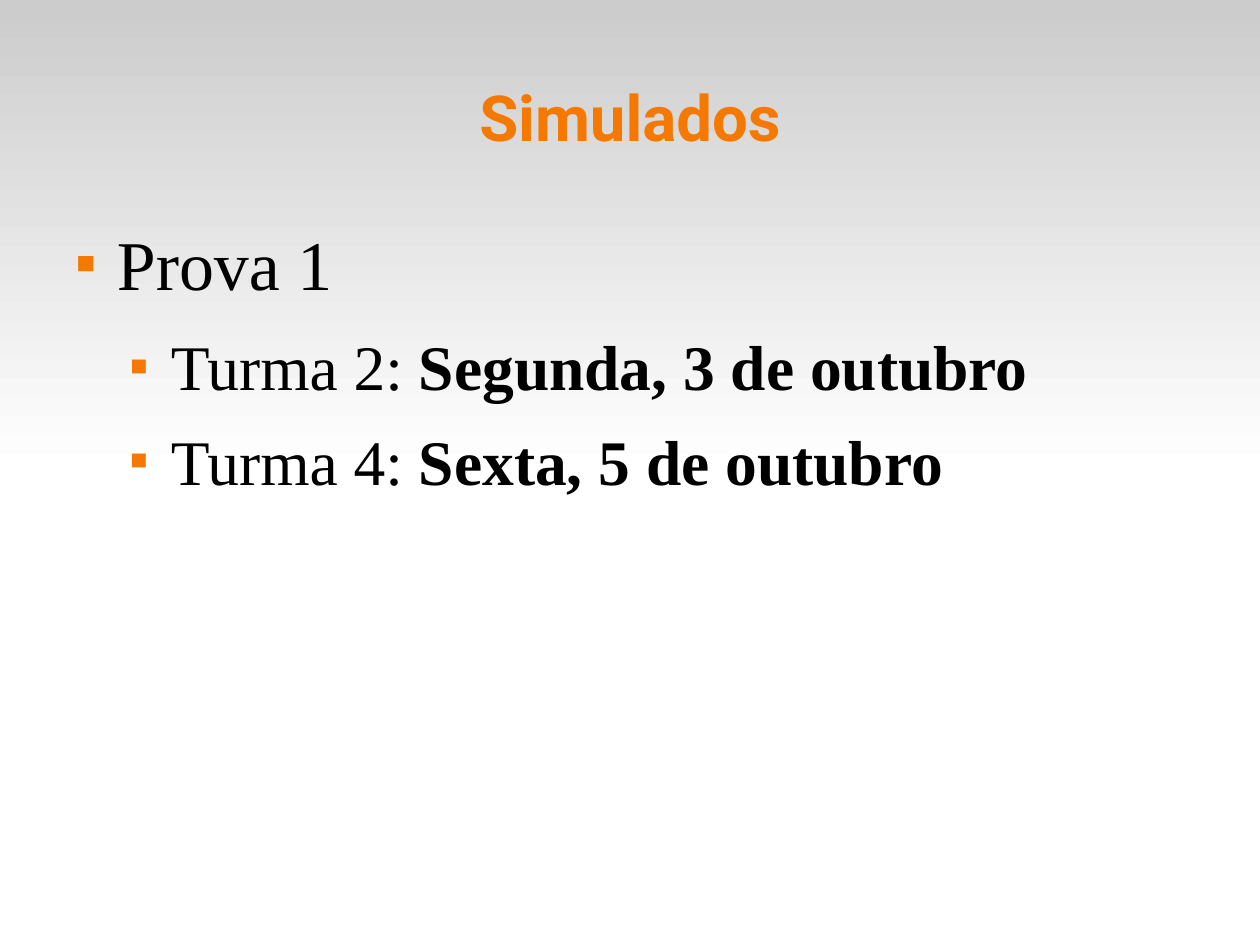
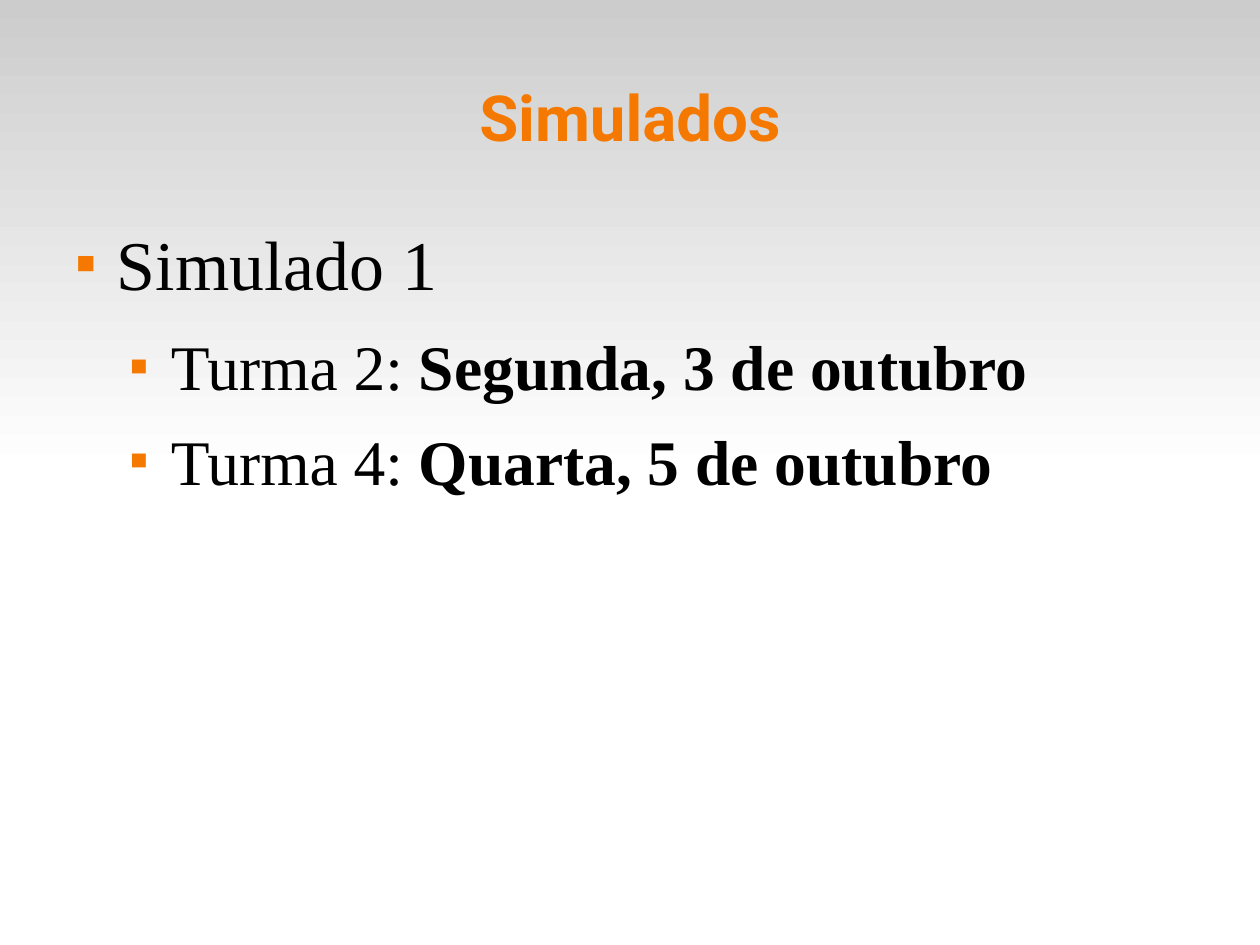
Before and after one commit to fsantanna-uerj/IPD, a slide deck: slide 6 of slides/ipd-00.odp. Drawn at 1260x945 pixels with LibreOffice and Linux fonts; fonts in the diff are those of the drawing. Boxes give left, top, right and bottom in pixels: in the first picture for what was removed or moved away, otherwise in the second. Text is boxed around its words. In the diff, an @@ line names an element or a change of style, - is before the commit and + after.

```diff
--- a/slides/ipd-00.odp
+++ b/slides/ipd-00.odp
@@ text at [117,241,437,291]: text changed @@
-■ Prova 1
+■ Simulado 1
@@ text at [171,441,993,496]: text changed @@
-  ■ Turma 4: Sexta, 5 de outubro
+  ■ Turma 4: Quarta, 5 de outubro
```
Also in this commit, not shown: 5 other files.
